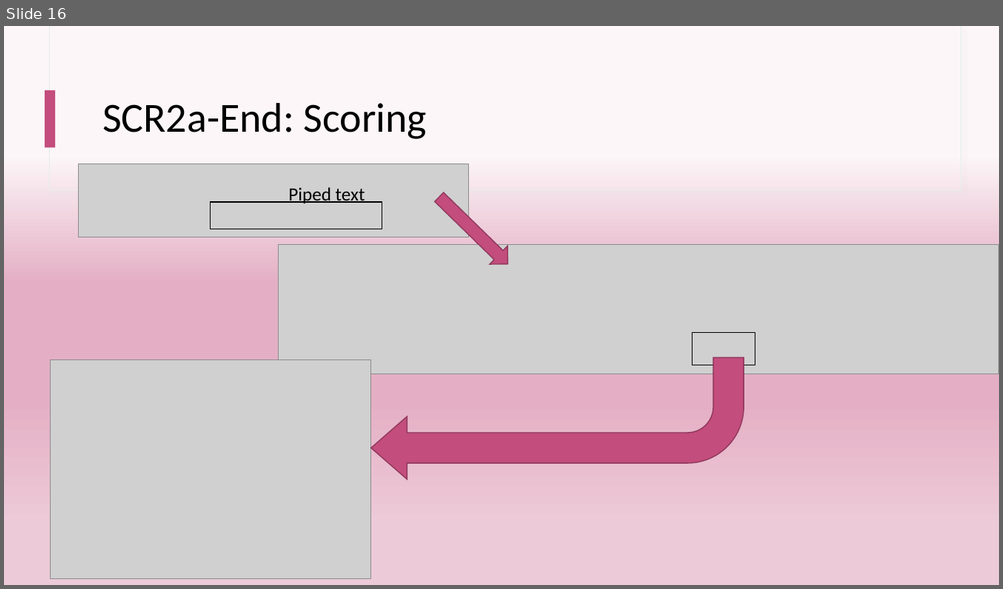
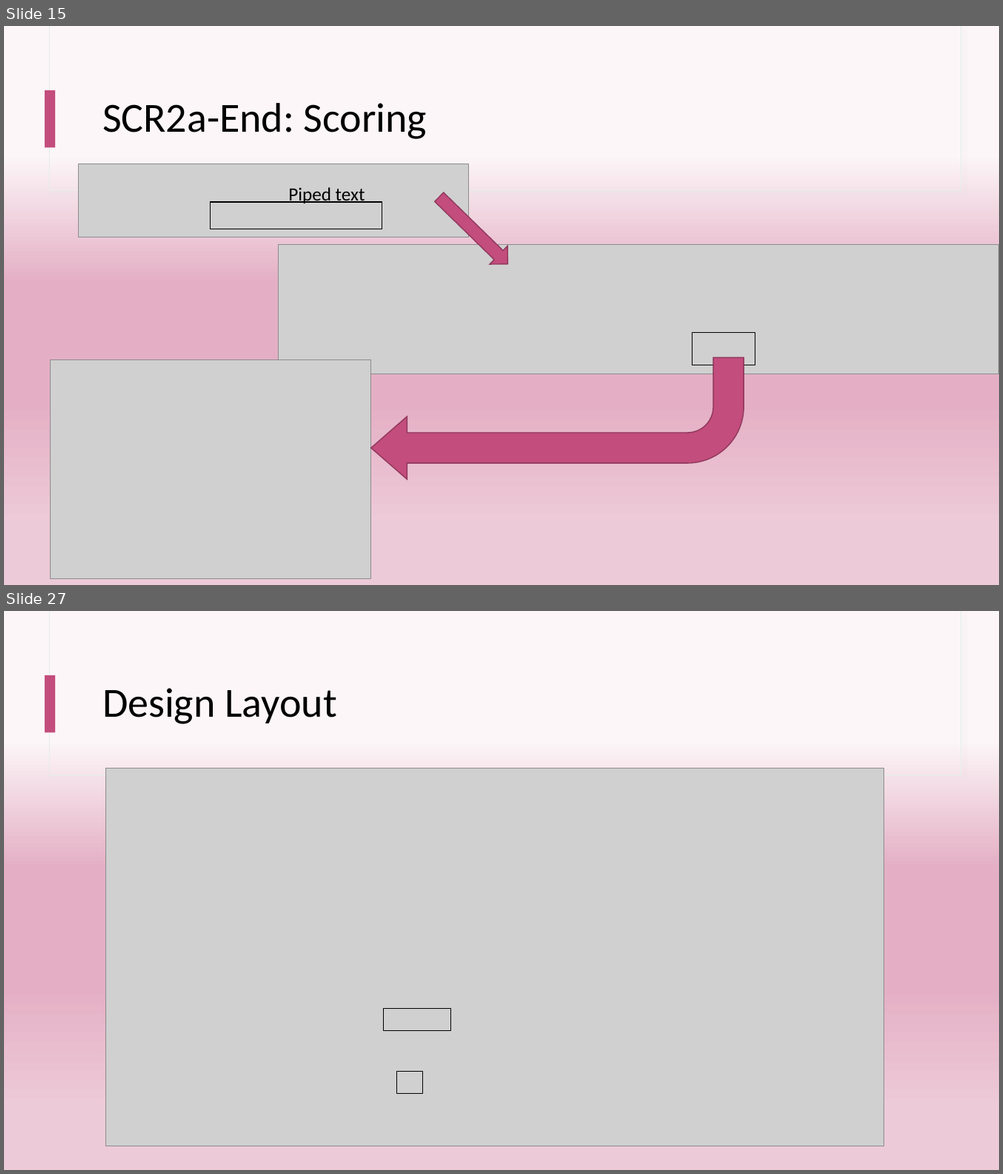
Before and after one commit to kayaulai/qualtrics-experiment-tutorial, a slide deck: slides.pptx. Shown one above the other, each under a label of ours: slide 16 before the commit, slides 15 and 27 after it; the slides between them are not shown. The pictures are 1003x589 and 1003x1174 pixels, drawn with LibreOffice and Linux fonts; fonts in the diff are those of the drawing; grey boxes stand for pictures. Boxes give left, top, right and bottom in pixels: in the first picture for what was removed or moved away, otherwise in the second. Text is boxed around its words. In the diff, an @@ line names an element or a change of style, - is before the commit and + after.

```diff
--- a/slides.pptx
+++ b/slides.pptx
@@ slide 27 added at box(4, 611, 999, 1170), background gradient #FCF6F8 to #E4AFC4 to #EDCAD8; not listed: 3 template elements that a slide beside it also shows @@
@@ title added at box(102, 688, 336, 724), 40 pt, text #000000 @@
+Design Layout
@@ picture added at box(106, 769, 885, 1146) @@
@@ rectangle added at box(384, 1008, 451, 1031), outline #000000 0.75 pt @@
@@ rectangle added at box(396, 1072, 423, 1094), outline #000000 0.75 pt @@
@@ what was slide 16 is now slide 15 @@
```
Also in this commit, not shown: 12 other slides added, 1 slide removed.
